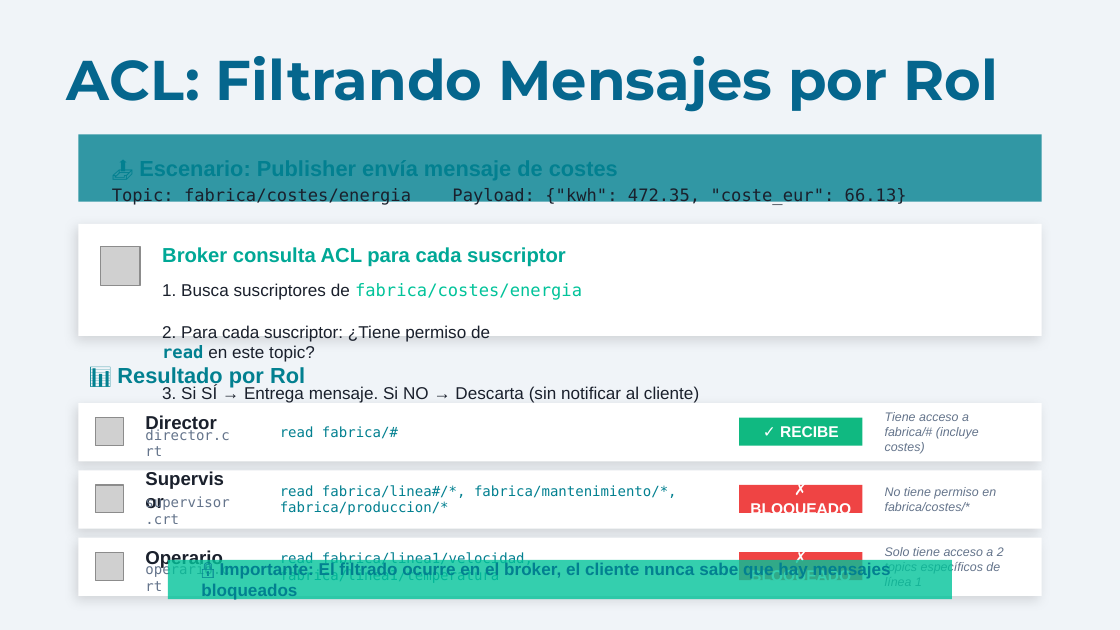
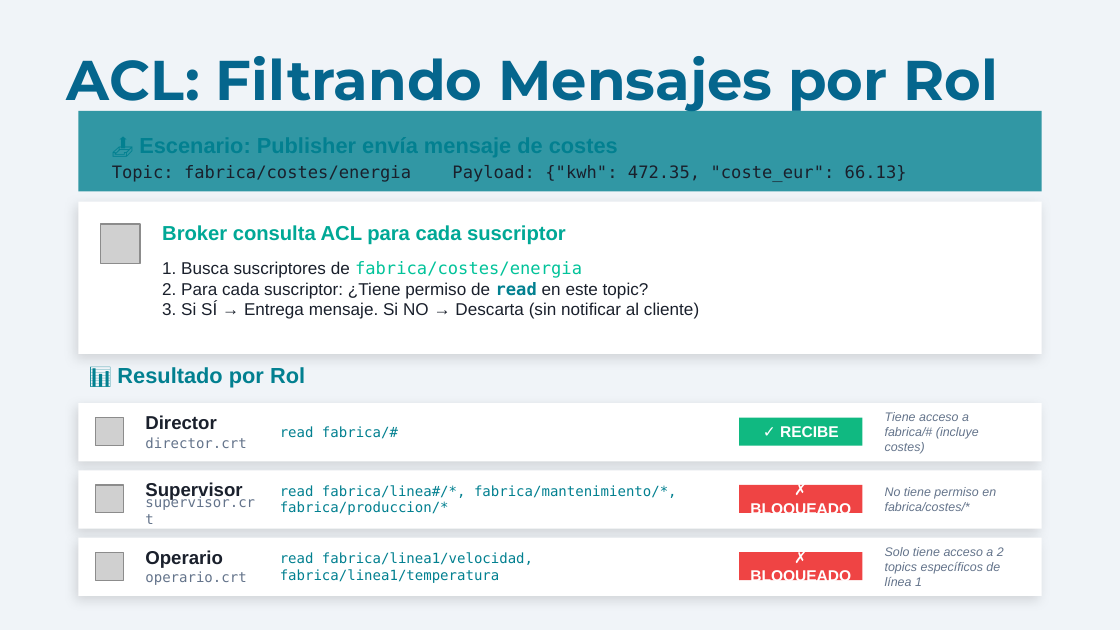
Before and after one commit to Jon8a/IoT-Reto2-Envio, a slide deck: slide 8 of Presentacion_IoT_MQTT_v2.pptx (slide 9 before the commit). Drawn at 1120x630 pixels with LibreOffice and Linux fonts; fonts in the diff are those of the drawing; grey boxes stand for pictures. Boxes give left, top, right and bottom in pixels: in the first picture for what was removed or moved away, otherwise in the second. Text is boxed around its words. In the diff, an @@ line names an element or a change of style, - is before the commit and + after.

```diff
--- a/Presentacion_IoT_MQTT_v2.pptx
+++ b/Presentacion_IoT_MQTT_v2.pptx
@@ rectangle: place and size @@
-rectangle at (78,134,1042,202)
+rectangle at (78,111,1042,192)
@@ text "Topic: fabrica/costes/energia Payload: {"kwh": 472.35, ...": place and size @@
-text "Topic: fabrica/costes/energia Payload: {"kwh": 472.35, ..." at (112,188,907,206)
+text "Topic: fabrica/costes/energia Payload: {"kwh": 472.35, ..." at (112,165,907,182)
@@ rectangle: place and size @@
-rectangle at (78,224,1042,336)
+rectangle at (78,202,1042,354)
@@ picture: place and size @@
-picture at (101,246,140,286)
+picture at (101,224,140,263)
@@ text "Broker consulta ACL para cada ...": place and size @@
-text "Broker consulta ACL para cada ..." at (162,247,566,267)
+text "Broker consulta ACL para cada ..." at (162,225,566,245)
@@ text "1. Busca suscriptores de fabrica/costes/energia": place and size @@
-text "1. Busca suscriptores de fabrica/costes/energia" at (162,283,699,403)
+text "1. Busca suscriptores de fabrica/costes/energia" at (162,261,699,319)
@@ text at (162,282,649,299): text changed @@
-2. Para cada suscriptor: ¿Tiene permiso de
-read en este topic?
+2. Para cada suscriptor: ¿Tiene permiso de read en este topic?
@@ text "director.crt" rewrapped from (145,415,216,524) to (145,437,246,448) @@
@@ text "Supervisor" rewrapped from (134,479,246,500) to (145,482,242,501) @@
@@ text "supervisor.crt" rewrapped from (145,496,229,510) to (145,495,255,510) @@
@@ text "operario.crt" rewrapped from (145,563,229,578) to (145,571,246,585) @@
@@ rectangle removed at (168,560,952,599) @@
@@ text removed at (201,561,891,600) @@
-🔒 Importante: El filtrado ocurre en el broker, el cliente nunca sabe que hay mensajes bloqueados
```
Also in this commit, not shown: 8 other slides changed, 2 slides removed.
